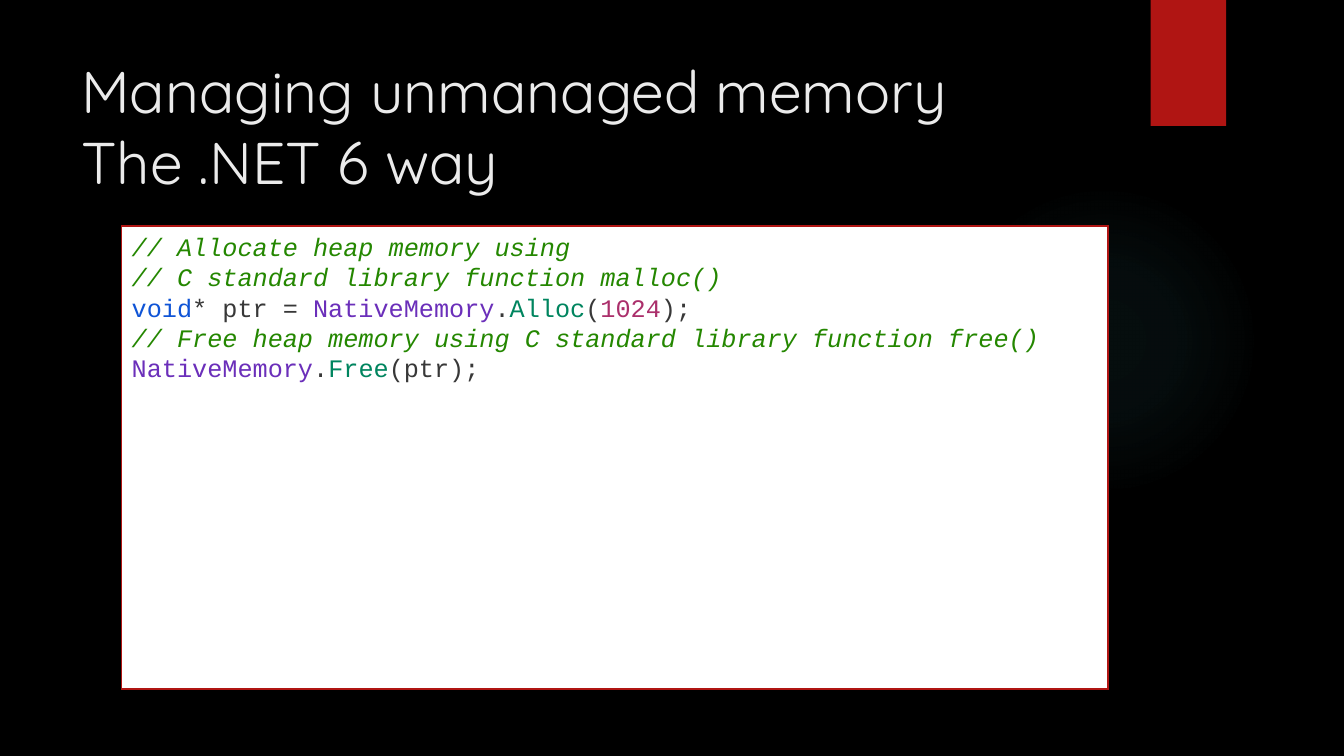
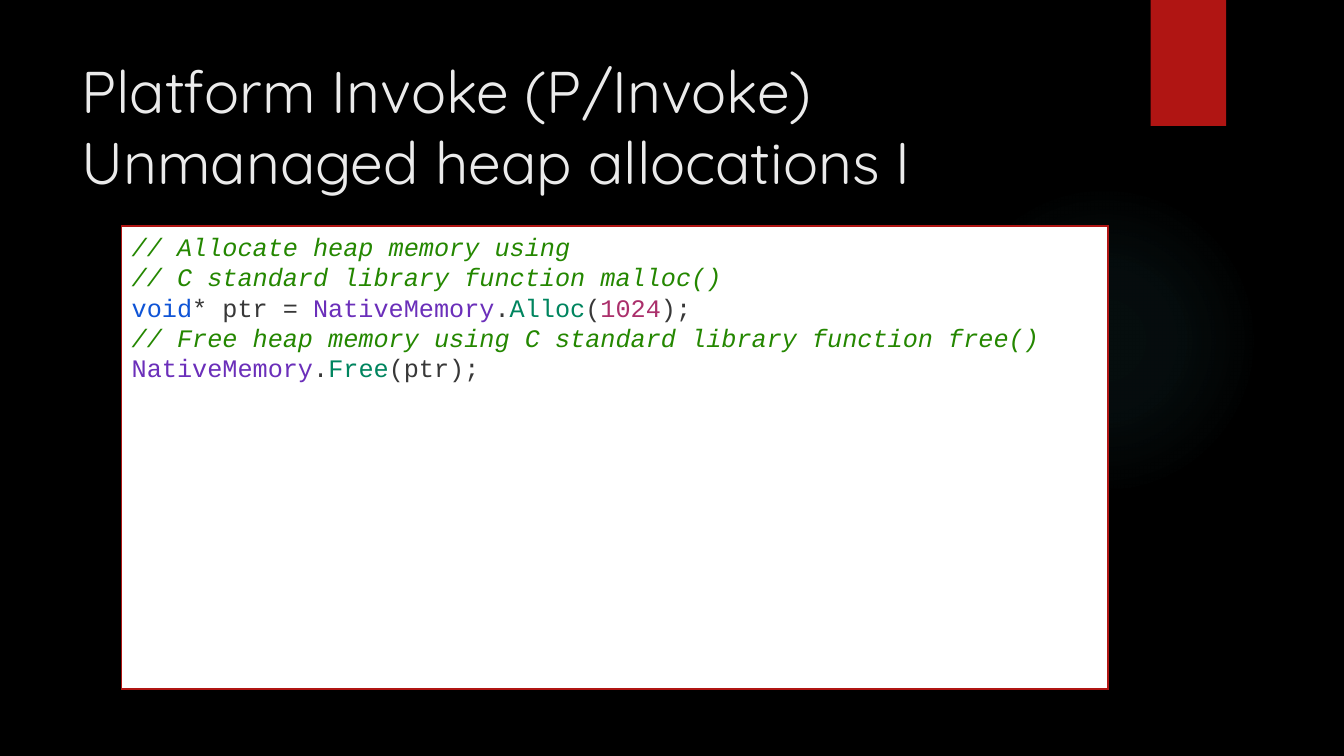
Before and after one commit to dennisdietrich/UnsafeCSharp, a slide deck: slide 22 of doc/Introduction to unsafe C#.pptx. Drawn at 1344x756 pixels with LibreOffice and Linux fonts; fonts in the diff are those of the drawing; background and template pictures are left out. Boxes give left, top, right and bottom in pixels: in the first picture for what was removed or moved away, otherwise in the second. Text is boxed around its words. In the diff, an @@ line names an element or a change of style, - is before the commit and + after.

```diff
--- a/doc/Introduction to unsafe C#.pptx
+++ b/doc/Introduction to unsafe C#.pptx
@@ title at (81,66,911,196): text changed @@
-Managing unmanaged memory
-The .NET 6 way
+Platform Invoke (P/Invoke)
+Unmanaged heap allocations I
```
Also in this commit, not shown: 8 other slides changed, 3 slides removed, 2 other files.
